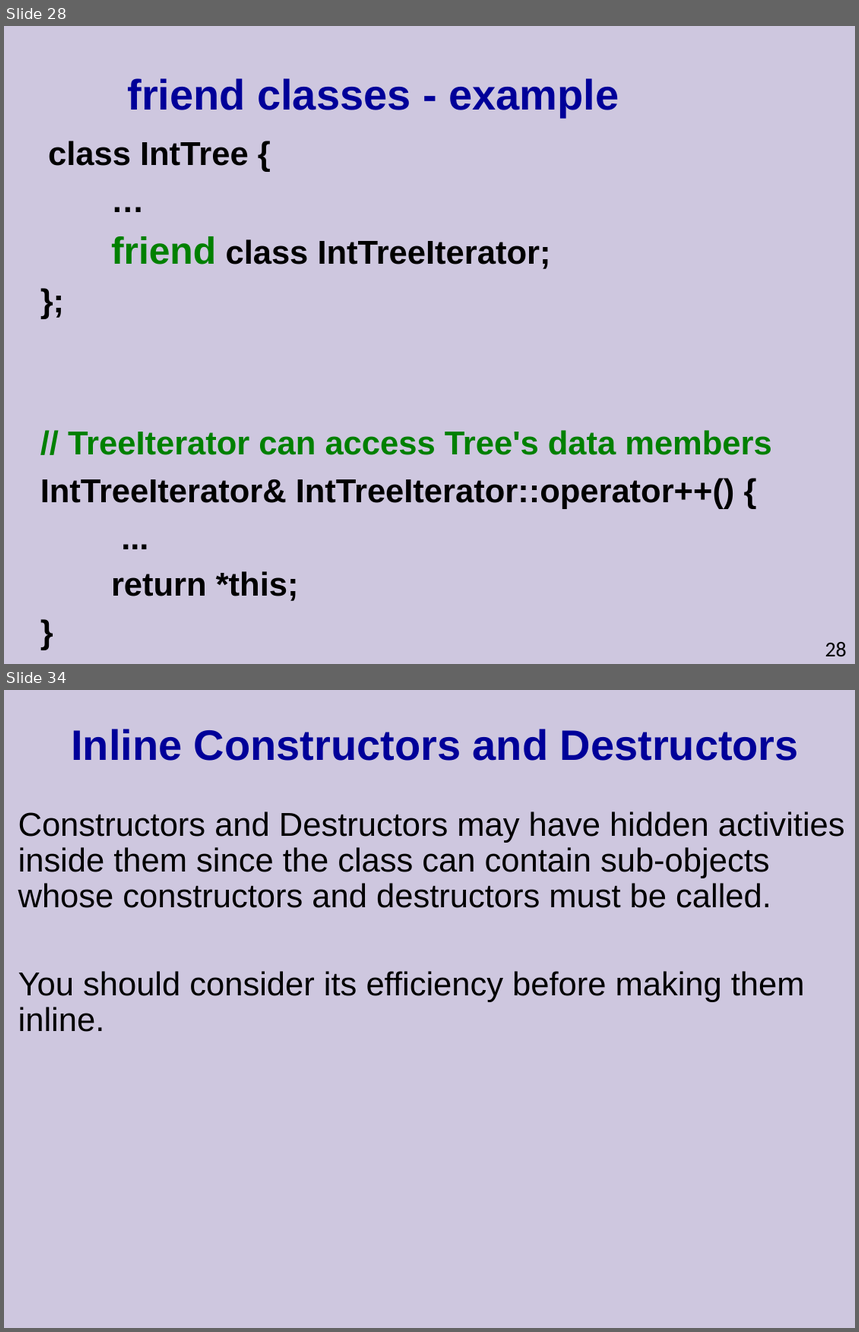
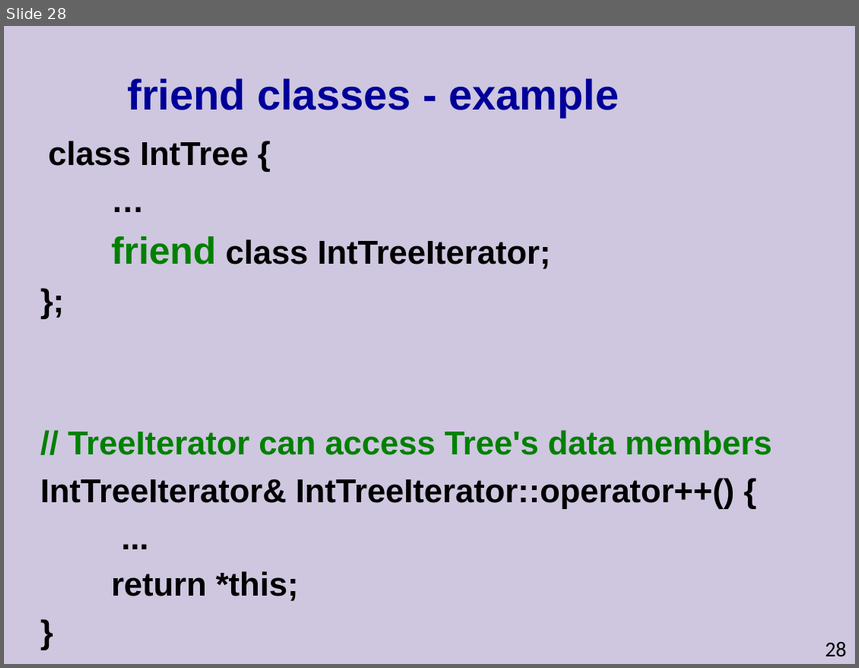
Before and after one commit to cpp-at-ariel/cpp-5778, a slide deck: week04-operator-overloading/slides.odp. Shown one above the other, each under a label of ours: slides 28 and 34 before the commit, slide 28 after it; the slides between them are not shown. The pictures are 859x1332 and 859x668 pixels, drawn with LibreOffice and Linux fonts; fonts in the diff are those of the drawing. Boxes give left, top, right and bottom in pixels: in the first picture for what was removed or moved away, otherwise in the second. Text is boxed around its words. In the diff, an @@ line names an element or a change of style, - is before the commit and + after.

```diff
--- a/week04-operator-overloading/slides.odp
+++ b/week04-operator-overloading/slides.odp
@@ slide 34 removed at <box>4,690,855,1328</box>, background #CEC7DF @@
@@ title removed at <box>71,729,799,761</box> @@
-Inline Constructors and Destructors
@@ text removed at <box>18,812,845,1032</box> @@
-Constructors and Destructors may have hidden activities inside them since the class can contain sub-objects whose constructors and destructors must be called.
-You should consider its efficiency before making them inline.
```
Also in this commit, not shown: 5 slides changed, 4 other slides removed, 12 other files.
